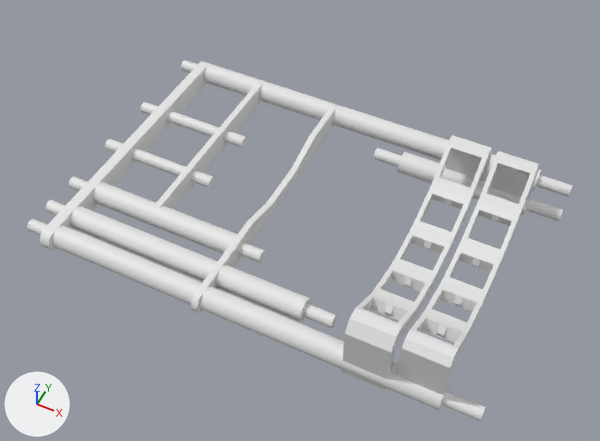
The Blender file models/blender/cuivienen.blend: old version first, new version second.
Camera for both pictures: a camera (50 mm lens) standing at (96.0, -229.0, 276.0) and looking at (-8.0, -20.0, 14.0). Every picture has the same lights, and +X, +Y and +Z are marked at lower left.

Objects in the first picture: 'beam1', 'beam2', 'beam3', 'bolt2', 'bolt4', 'bolt4_', 'bolt6', 'boltHole1', 'boltHole2', 'boltHole3', 'boltHole4', 'boltHole5', 'col6', 'col7'.
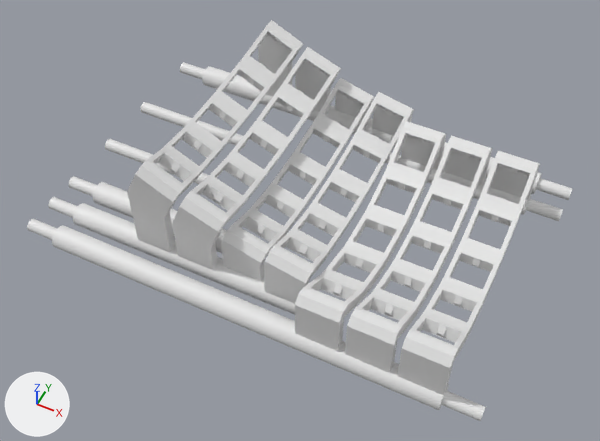
Where the change shows, as pixel boxes [x1, y1, x2, y2] in the pictures (600 x 441 px):
'col6', reshaped, turned: before [342, 135, 493, 390]; after [345, 135, 492, 373]
'col7', turned: [397, 151, 540, 395] in both
'col1', shown: after [127, 20, 303, 253]
'col5', shown: after [295, 121, 446, 351]
'col2', shown: after [173, 47, 341, 270]
'col4', shown: after [264, 92, 414, 304]
'col3', shown: after [221, 78, 374, 281]
'boltHole2', moved: before [70, 206, 311, 322]; after [73, 203, 295, 315]
'boltHole5', moved: before [204, 64, 542, 191]; after [202, 66, 542, 194]
'beam1', hidden: before [39, 61, 210, 251]
'beam3', hidden: before [191, 103, 337, 313]
'beam2', hidden: before [153, 82, 263, 209]
'bolt2', moved: before [46, 200, 337, 328]; after [48, 197, 78, 218]
'bolt6', moved: before [181, 60, 573, 197]; after [180, 62, 572, 200]
'boltHole3', unchanged, covered by the edit: before [93, 182, 237, 254]; after [93, 182, 227, 253]

What changed in the scene script:
```text
Change me_cube_015:
    used by ob_col6; location = (44.0, -13.0, 91.0); rotation_euler = (0.0, 0.0, 3.142), in degrees (0, 0, 180)
    remove me_cube_015.from_pydata(...)  # 112 vertices, 73 faces; spans x -9.0..0.0, y 0.0..58.0, z -91.0..-60.6
    add me_cube_015.from_pydata(...)  # 112 vertices, 75 faces; spans x 0.0..9.0, y -56.0..0.0, z -82.5..-60.0
    me_cube_015 part 1: 112 vertices removed from x -9.0..0.0, y 0.0..58.0, z -91.0..-60.6; 112 vertices added at x 0.0..9.0, y -56.0..0.0, z -82.5..-60.0
Add me_cube_038:
    me_cube_038.from_pydata(...)  # 185 vertices, 154 faces; spans x -9.0..18.8, y -56.0..0.0, z -103.6..-60.0
Add me_cube_033:
    me_cube_033.from_pydata(...)  # 185 vertices, 154 faces; spans x -9.0..14.2, y -56.0..0.0, z -95.9..-60.0
Change ob_col7:
    ob_col7.rotation_euler: (0.0, 0.0, 3.142) -> (0.0, 0.0, 0.0)  # degrees (0, 0, 180) -> degrees (0, 0, 0)
Change ob_col6:
    ob_col6.rotation_euler: (0.0, 0.0, 3.142) -> (0.0, 0.0, 0.0)  # degrees (0, 0, 180) -> degrees (0, 0, 0)
Change ob_col5:
    ob_col5.rotation_euler: (0.0, 0.0, 3.142) -> (0.0, 0.0, 0.0)  # degrees (0, 0, 180) -> degrees (0, 0, 0)
    remove ob_col5.hide_set(True)
Change ob_col4:
    remove ob_col4.hide_set(True)
Change ob_col3:
    remove ob_col3.hide_set(True)
Change ob_col2_1:
    ob_col2_1: bpy.data.objects.new('col2', me_cube_027) -> bpy.data.objects.new('col2', me_cube_033)
    remove ob_col2_1.hide_set(True)
    add _m = ob_col2_1.modifiers.new('Mirror', 'MIRROR')
    add _m.use_axis = (False, True, False)
Change ob_col1:
    ob_col1: bpy.data.objects.new('col1', me_cube_029) -> bpy.data.objects.new('col1', me_cube_038)
    remove ob_col1.hide_set(True)
    add _m = ob_col1.modifiers.new('Mirror', 'MIRROR')
    add _m.use_axis = (False, True, False)
Change ob_beam3_1:
    add ob_beam3_1.hide_set(True)
Change ob_beam1_1:
    add ob_beam1_1.hide_set(True)
Change ob_beam2_1:
    add ob_beam2_1.hide_set(True)
Change ob_bolthole5:
    ob_bolthole5.location: (-18.0, 57.5, 5.0) -> (-17.5, 55.5, 5.0)
Change ob_bolthole2:
    ob_bolthole2.location: (-49.1, -54.5, 5.0) -> (-49.1, -52.5, 5.0)
Change ob_bolt2:
    ob_bolt2.location: (-50.0, -54.5, 5.0) -> (-50.0, -52.5, 5.0)
Change ob_bolt6:
    ob_bolt6.location: (29.0, 57.5, 5.0) -> (29.5, 55.5, 5.0)
```
